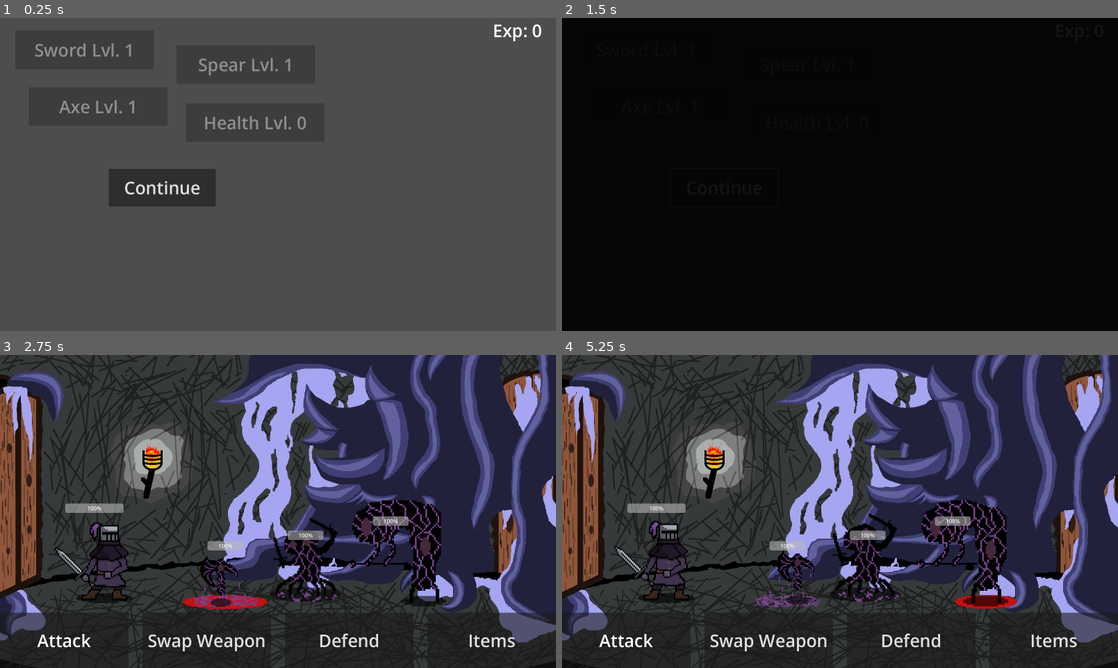
Above: before the commit, frames 1-4 (two rows, left to right).
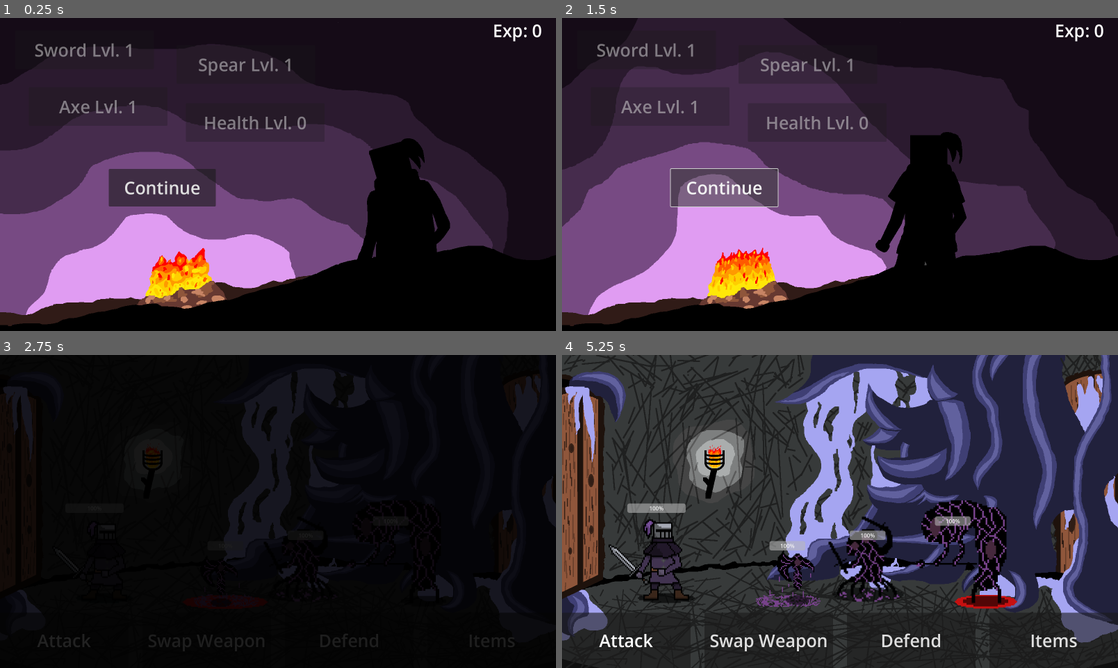
Above: after the commit, the same moments.

Repository: mwingerden/Shinko
Game: Godot game, scene res://Scenes/Menus/upgrade.tscn
Same seed, same stepped clock (60 frames per second), same inputs: the game is played once before the commit and once after it. This scene is started directly instead of the project's main scene. The engine's default icon, where the game draws it, is replaced by a stand-in: a white triangle on a blue panel in a dark square.
Inputs:
- Up to frame 1 (0.25 s): no input
- Up to frame 2 (1.5 s): click "Continue" at 0.5 s; click "Continue" at 1.25 s
- Up to frame 3 (2.75 s): hold Up (ui_up) from 2.03 s (still down)
- Up to frame 4 (5.25 s): release Up (ui_up) at 2.78 s; hold Down (ui_down) 2.78-3.53 s; hold Up (ui_up) 3.53-5.03 s; hold Down (ui_down) from 5.03 s (still down)

The runs differ from the first frame. In frame 1, 95% of the frame differs, in the area x 0-100%, y 0-100%; in frame 2, 64%; in frame 3, 95%; in frame 4, 2.6%.

Commit message:
Added Upgrade Animations

Diff:
--- a/Scenes/Menus/upgrade.tscn
+++ b/Scenes/Menus/upgrade.tscn
@@ -1,9 +1,100 @@
-[gd_scene load_steps=2 format=3 uid="uid://cjvru2lw8xxn"]
+[gd_scene load_steps=11 format=3 uid="uid://cjvru2lw8xxn"]
 
 [ext_resource type="Script" path="res://Scripts/Utility/upgrade.gd" id="1_wimt5"]
+[ext_resource type="Texture2D" uid="uid://qw5aqary6m1l" path="res://Assets/Sprites/Background/upgrade_background.png" id="2_d5os3"]
+[ext_resource type="Texture2D" uid="uid://c8o2ivwhmfk6e" path="res://Assets/Sprites/Background/upgrade_foreground.png" id="3_4xkp6"]
+
+[sub_resource type="Animation" id="Animation_3mbyh"]
+resource_name = "background"
+length = 1.96
+loop_mode = 1
+step = 0.05
+tracks/0/type = "value"
+tracks/0/imported = false
+tracks/0/enabled = true
+tracks/0/path = NodePath("Background:frame_coords")
+tracks/0/interp = 1
+tracks/0/loop_wrap = true
+tracks/0/keys = {
+"times": PackedFloat32Array(0, 0.28, 0.56, 0.84, 1.12, 1.4, 1.68),
+"transitions": PackedFloat32Array(1, 1, 1, 1, 1, 1, 1),
+"update": 1,
+"values": [Vector2i(0, 0), Vector2i(0, 2), Vector2i(0, 3), Vector2i(0, 2), Vector2i(0, 5), Vector2i(0, 4), Vector2i(0, 1)]
+}
+
+[sub_resource type="Animation" id="Animation_bqs1f"]
+length = 0.001
+
+[sub_resource type="Animation" id="Animation_g34st"]
+resource_name = "stand_up"
+tracks/0/type = "value"
+tracks/0/imported = false
+tracks/0/enabled = true
+tracks/0/path = NodePath("Foreground:frame_coords")
+tracks/0/interp = 1
+tracks/0/loop_wrap = true
+tracks/0/keys = {
+"times": PackedFloat32Array(0, 0.4, 0.8),
+"transitions": PackedFloat32Array(1, 1, 1),
+"update": 0,
+"values": [Vector2i(0, 0), Vector2i(0, 1), Vector2i(0, 2)]
+}
+
+[sub_resource type="AnimationLibrary" id="AnimationLibrary_rxold"]
+_data = {
+"RESET": SubResource("Animation_bqs1f"),
+"background": SubResource("Animation_3mbyh"),
+"stand_up": SubResource("Animation_g34st")
+}
+
+[sub_resource type="Animation" id="Animation_v2dem"]
+resource_name = "stand_up"
+tracks/0/type = "value"
+tracks/0/imported = false
+tracks/0/enabled = true
+tracks/0/path = NodePath("Foreground:frame_coords")
+tracks/0/interp = 1
+tracks/0/loop_wrap = true
+tracks/0/keys = {
+"times": PackedFloat32Array(0, 0.5, 0.8),
+"transitions": PackedFloat32Array(1, 1, 1),
+"update": 1,
+"values": [Vector2i(0, 0), Vector2i(0, 1), Vector2i(0, 2)]
+}
+
+[sub_resource type="Animation" id="Animation_3n7o0"]
+length = 0.001
+tracks/0/type = "value"
+tracks/0/imported = false
+tracks/0/enabled = true
+tracks/0/path = NodePath("Foreground:frame_coords")
+tracks/0/interp = 1
+tracks/0/loop_wrap = true
+tracks/0/keys = {
+"times": PackedFloat32Array(0),
+"transitions": PackedFloat32Array(1),
+"update": 1,
+"values": [Vector2i(0, 0)]
+}
+
+[sub_resource type="AnimationLibrary" id="AnimationLibrary_8w6v6"]
+_data = {
+"RESET": SubResource("Animation_3n7o0"),
+"stand_up": SubResource("Animation_v2dem")
+}
 
 [node name="Upgrade" type="Node2D"]
 script = ExtResource("1_wimt5")
+
+[node name="Background" type="Sprite2D" parent="."]
+position = Vector2(800, 450)
+texture = ExtResource("2_d5os3")
+vframes = 10
+
+[node name="Foreground" type="Sprite2D" parent="."]
+position = Vector2(800, 450)
+texture = ExtResource("3_4xkp6")
+vframes = 3
 
 [node name="SwordUpgradeButton" type="Button" parent="."]
 offset_left = 44.0
@@ -53,9 +144,16 @@
 theme_override_font_sizes/font_size = 50
 text = "Exp: 0"
 
-[node name="AnimationPlayer" type="AnimationPlayer" parent="."]
+[node name="Background_Animation" type="AnimationPlayer" parent="."]
+libraries = {
+"": SubResource("AnimationLibrary_rxold")
+}
+autoplay = "stand_up"
 
-[node name="Background" type="Sprite2D" parent="."]
+[node name="Foreground_Animation" type="AnimationPlayer" parent="."]
+libraries = {
+"": SubResource("AnimationLibrary_8w6v6")
+}
 
 [connection signal="pressed" from="SwordUpgradeButton" to="." method="_on_sword_upgrade_pressed"]
 [connection signal="pressed" from="AxeUpgradeButton" to="." method="_on_axe_upgrade_button_pressed"]
--- a/Scripts/Utility/upgrade.gd
+++ b/Scripts/Utility/upgrade.gd
@@ -6,6 +6,8 @@
 @onready var health_upgrade_button = $HealthUpgradeButton
 @onready var continue_button = $ContinueButton
 @onready var Exp = $Exp
+@onready var background_animation_player = $Background_Animation
+@onready var foreground_animation_player = $Foreground_Animation
 
 func _ready():
 	continue_button.disabled = true
@@ -17,6 +19,9 @@
 	SignalManager.exp_sub.emit()
 	set_text()
 	check_exp()
+
+func _process(delta):
+	background_animation_player.play("background")
 
 func _on_axe_upgrade_button_pressed():
 	SignalManager.upgrade_axe.emit()
@@ -52,4 +57,6 @@
 		continue_button.disabled = false
 
 func _on_continue_button_pressed():
+	foreground_animation_player.play("stand_up")
+	await foreground_animation_player.animation_finished
 	SceneTransition.change_scene_restart()
